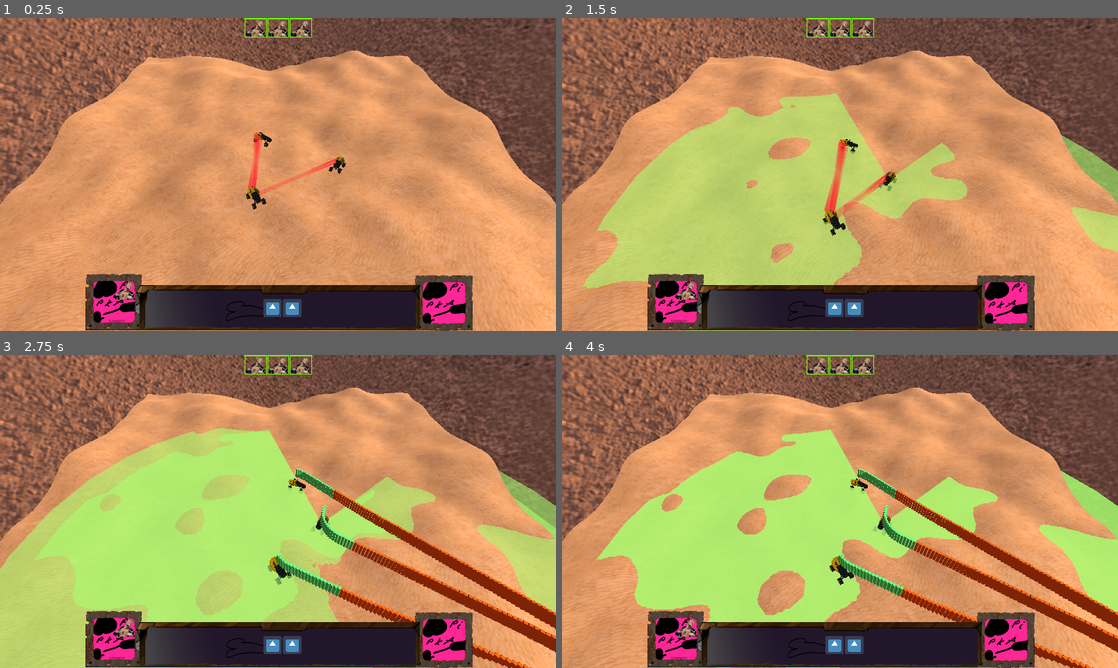
Above: before the commit, frames 1-4 (two rows, left to right).
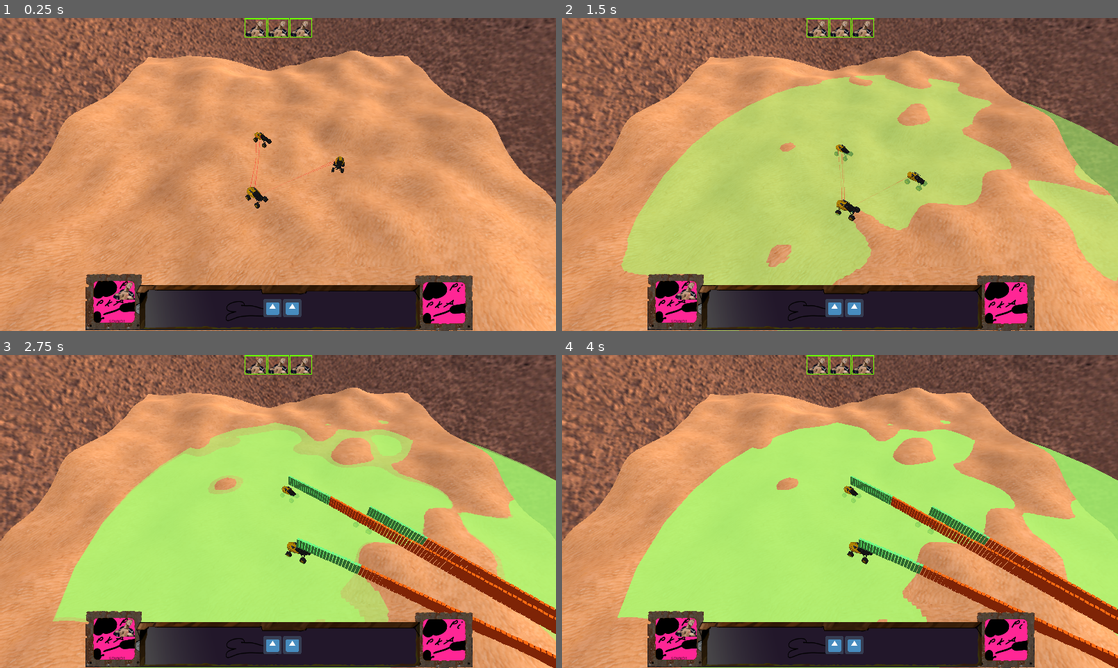
Above: after the commit, the same moments.

Repository: RealmHost002/game_about_desert_and_corovans
Game: Godot game, scene res://main.tscn
Same seed, same stepped clock (60 frames per second), same inputs: the game is played once before the commit and once after it. The engine's default icon, where the game draws it, is replaced by a stand-in: a white triangle on a blue panel in a dark square.
Inputs (mouse positions are in pixels of both pictures, inside the frame that each line leads up to):
- Up to frame 1 (0.25 s): no input
- Up to frame 2 (1.5 s): click (817, 27) at 0.52 s; click (834, 309) at 1.27 s
- Up to frame 3 (2.75 s): click (289, 646) at 2.02 s
- Up to frame 4 (4 s): click (817, 364) at 2.77 s; click (834, 646) at 3.5 s

The runs differ from the first frame. In frame 1, 0.5% of the frame differs, in the area x 44-63%, y 36-62%; in frame 2, 14%; in frame 3, 28%, in the area x 0-100%, y 20-100%; in frame 4, 20%.

Commit message:
Some weapon update

Diff:
--- a/car.gd
+++ b/car.gd
@@ -27,12 +27,12 @@
 
 # Called every frame. 'delta' is the elapsed time since the previous frame.
 func _process(delta):
-	print(self.global_transform.origin.y)
+#	print(self.global_transform.origin.y)
 	forward = (get_node("dirs/forward").global_transform.origin - self.global_transform.origin).normalized()
 #	destination.y = 0.0
 	var angle_to_destination = forward.angle_to(destination - self.global_transform.origin)
 #	destination.y = 2
-#	self.rotate(Vector3(0,1,0), sign(forward.cross(destination - self.global_transform.origin).y) * delta * clamp(angle_to_destination, 0.5, 1) * rotation_speed)
+	self.rotate(Vector3(0,1,0), sign(forward.cross(destination - self.global_transform.origin).y) * delta * clamp(angle_to_destination, 0.5, 1) * rotation_speed)
 	self.global_transform.origin += forward * delta * speed
 	if image:
 		var s_height = 0
--- a/constants.gd
+++ b/constants.gd
@@ -1,12 +1,13 @@
 extends Node
 
-
+var rng = RandomNumberGenerator.new()
 var step_time = 2.0
 var input_mode = 'car_select'
 var selectedCar
 
 # Called when the node enters the scene tree for the first time.
 func _ready():
+	rng.randomize()
 	pass # Replace with function body.
 
 
--- a/models/weapons/area_material.tres
+++ b/models/weapons/area_material.tres
@@ -58,5 +58,5 @@
 shader_param/uv1_offset = Vector3( 0, 0, 0 )
 shader_param/uv2_scale = Vector3( 1, 1, 1 )
 shader_param/uv2_offset = Vector3( 0, 0, 0 )
-shader_param/death_zone1 = Vector2( 3, 4 )
+shader_param/death_zone1 = Vector2( 3, 3 )
 shader_param/death_zone2 = Vector2( 0, 0 )
--- a/scripts/weapons/weapon.gd
+++ b/scripts/weapons/weapon.gd
@@ -1,6 +1,6 @@
 extends Position3D
 
-var burst_size = 199.0
+var burst_size = 6.0
 var step_time = 1.0
 var death_zone = Vector2()
 var is_active = false
@@ -34,15 +34,20 @@
 
 	pass
 # Called every frame. 'delta' is the elapsed time since the previous frame.
+var counter = 0
+var some_step = step_time / burst_size * (constants.rng.randf() + 0.5)
 func _process(delta):
 	t += delta
-	if t > step_time / burst_size:
+	if t > some_step:
 		t = 0
+		counter += 1
 		fire()
+		some_step = step_time / burst_size * (constants.rng.randf() + 0.5)
+		print(counter)
 
 
 func _input(event):
-	if event.is_action_pressed("drag_camera"):
+	if event.is_action_pressed("drag_camera") and is_active:
 		unactivate()
 		target = 0
 
@@ -72,7 +77,7 @@
 func activate():
 	constants.input_mode = 'target_select'
 	get_node("area").global_transform.basis = Basis(Vector3(1,0,0), Vector3(0,1,0), Vector3(0,0,1))
-	get_node("area").get_surface_material(0).set_shader_param("death_zone1", death_zone)
+#	get_node("area").get_surface_material(0).set_shader_param("death_zone1", death_zone)
 	get_node("area").show()
 	get_node("area").scale = Vector3(distance, distance, distance)
 	is_active = true
--- a/trash textures/laser.tres
+++ b/trash textures/laser.tres
@@ -4,6 +4,5 @@
 
 [resource]
 flags_transparent = true
-albedo_color = Color( 0.917647, 0.133333, 0.133333, 1 )
+albedo_color = Color( 0.811765, 0.0901961, 0.0901961, 1 )
 albedo_texture = ExtResource( 1 )
-uv1_offset = Vector3( 0.049026, 0, 0 )
--- a/trash textures/laser_beam.gd
+++ b/trash textures/laser_beam.gd
@@ -1,7 +1,7 @@
 extends MeshInstance
 
 
-var speed = 3.0
+var speed = 4.0
 var lifetime = 1.0
 
 # Called when the node enters the scene tree for the first time.
